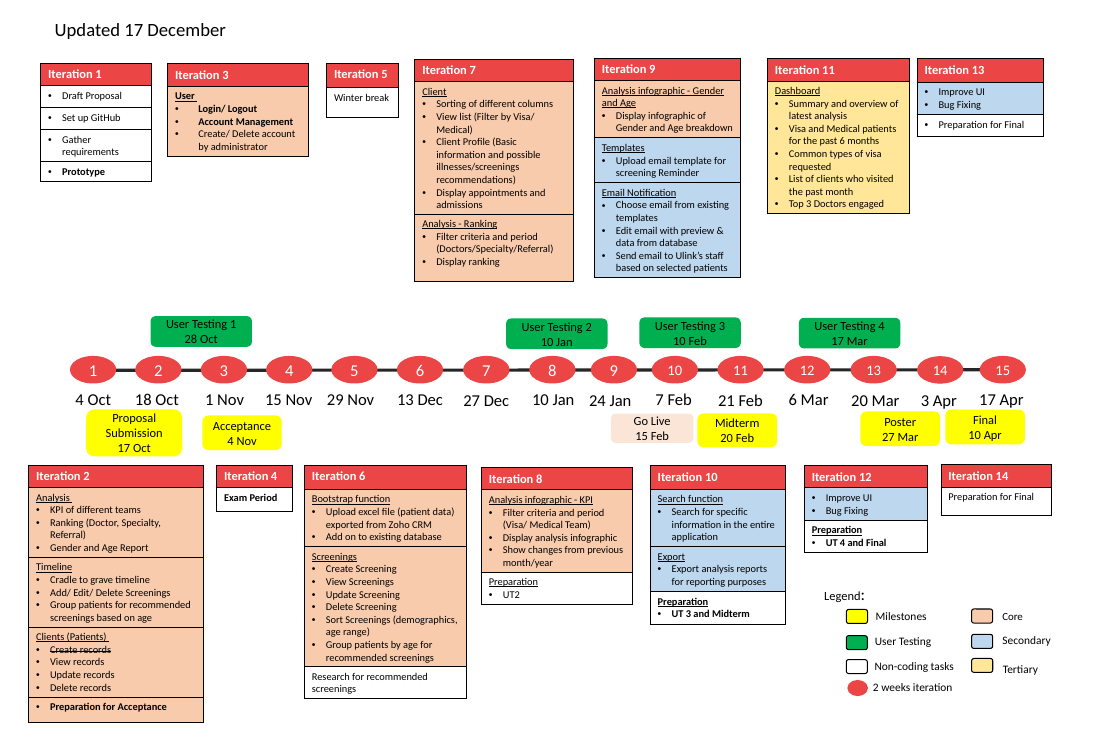
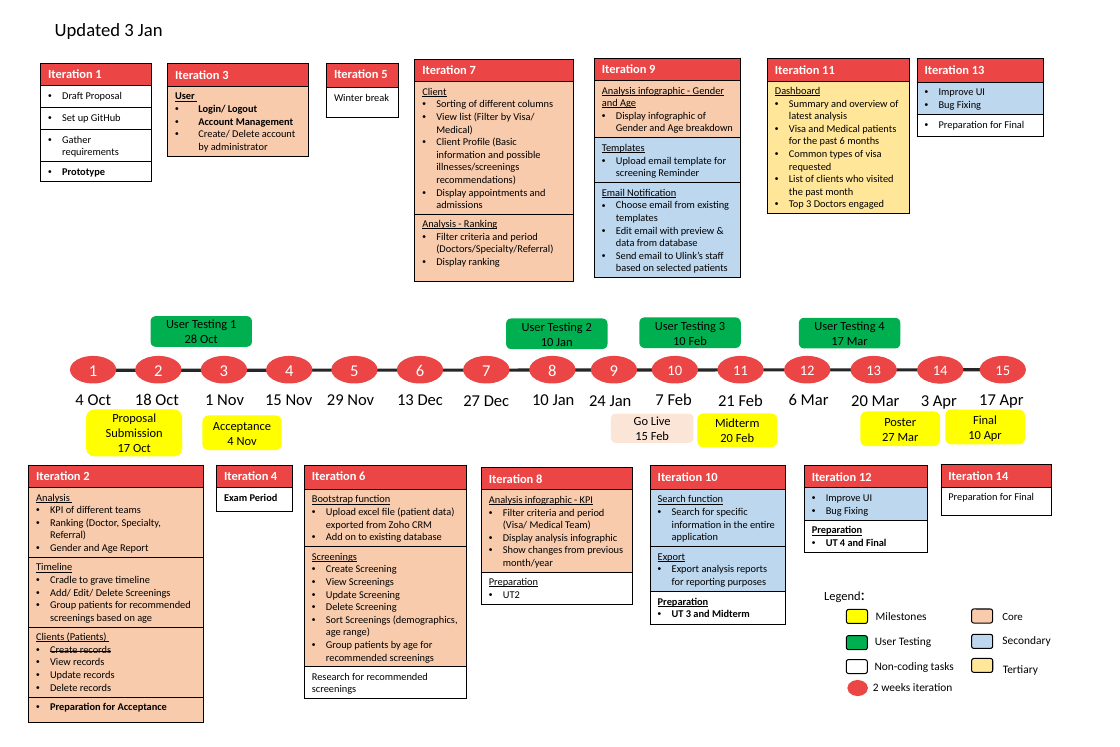
Before and after one commit to seankwok/Ulink, a slide deck: slide 1 of Documentation/Wiki Documents/4. PROJECT MANAGEMENT/Timeline/Timeline iterations edit.pptx. Drawn at 1120x747 pixels with LibreOffice and Linux fonts; fonts in the diff are those of the drawing. Boxes give left, top, right and bottom in pixels: in the first picture for what was removed or moved away, otherwise in the second. Text is boxed around its words. In the diff, an @@ line names an element or a change of style, - is before the commit and + after.

```diff
--- a/Documentation/Wiki Documents/4. PROJECT MANAGEMENT/Timeline/Timeline iterations edit.pptx
+++ b/Documentation/Wiki Documents/4. PROJECT MANAGEMENT/Timeline/Timeline iterations edit.pptx
@@ text at (55, 23, 163, 39): text changed @@
-Updated 17 December
+Updated 3 Jan
```
Also in this commit, not shown: 1 slide added, 3 other files.
